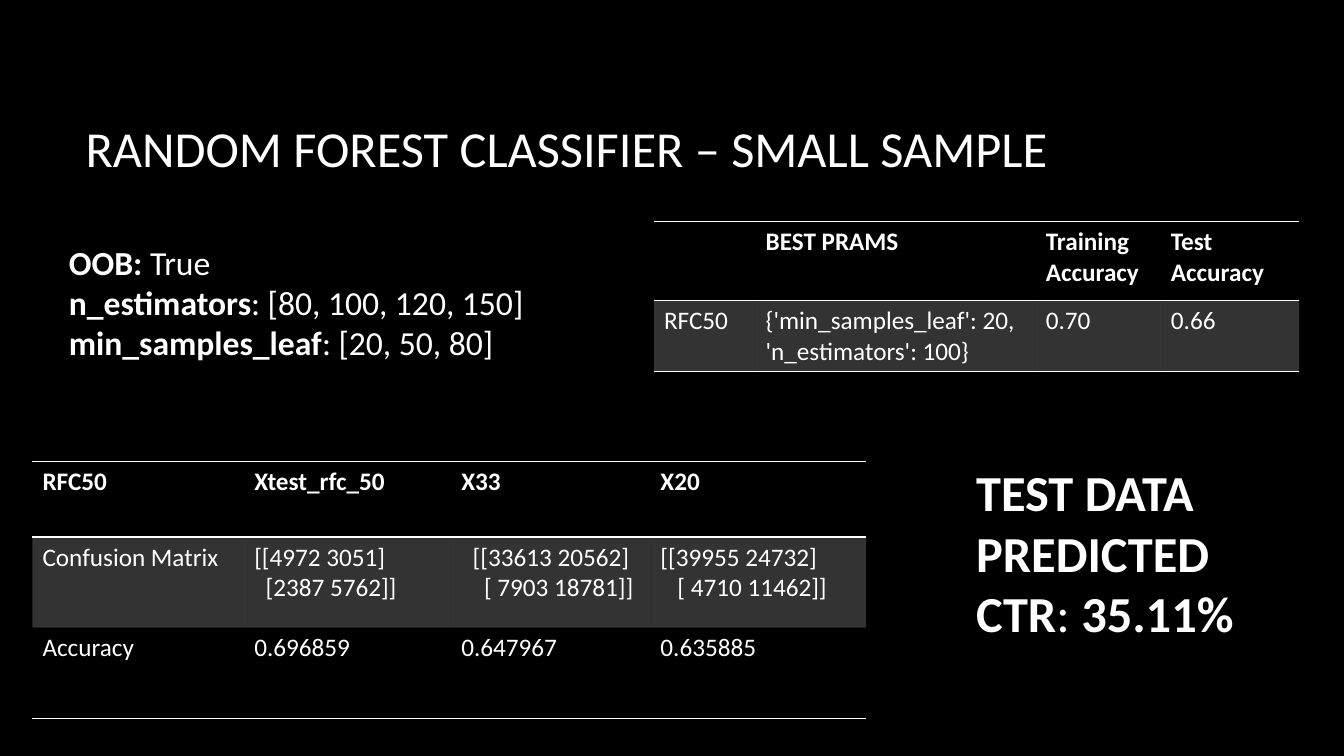
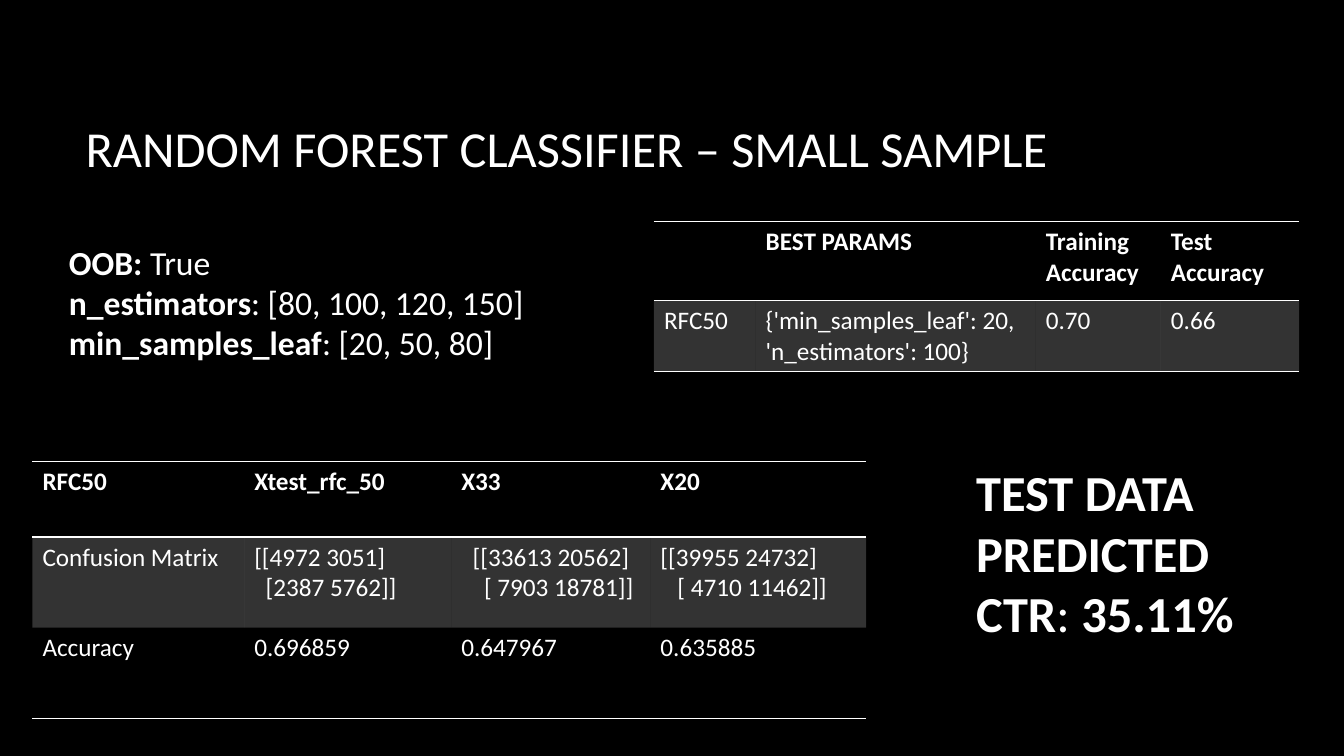
Before and after one commit to ameeshbaxi/data_science_workshop, a slide deck: slide 14 of capstone_project/slides/predict_ctr_abaxi.pptx (slide 13 before the commit). Drawn at 1344x756 pixels with LibreOffice and Linux fonts; fonts in the diff are those of the drawing; background and template pictures are left out. Boxes give left, top, right and bottom in pixels: in the first picture for what was removed or moved away, otherwise in the second. Text is boxed around its words. In the diff, an @@ line names an element or a change of style, - is before the commit and + after.

```diff
--- a/capstone_project/slides/predict_ctr_abaxi.pptx
+++ b/capstone_project/slides/predict_ctr_abaxi.pptx
@@ table at <box>654,222,1300,372</box> @@
-row 1, column 2: BEST PRAMS
+row 1, column 2: BEST PARAMS
```
Also in this commit, not shown: 14 other slides changed, 2 slides added, 1 other file.
